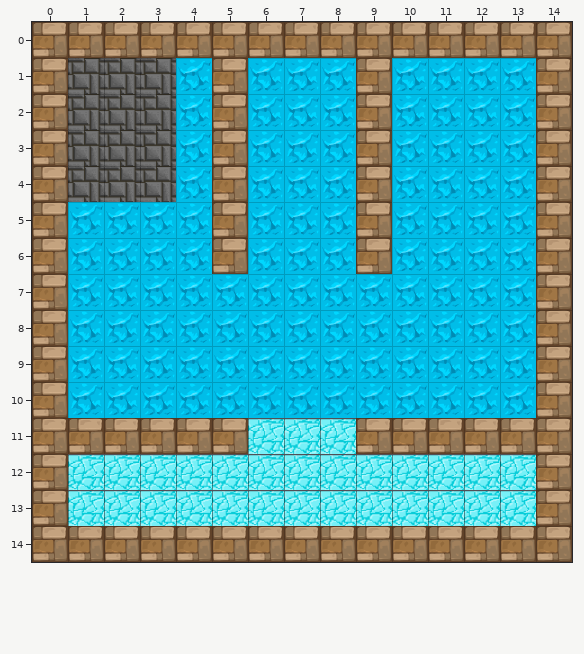
An edit to a level. Tiled map, assets/map2.tmx. The picture above was drawn from the file before the commit.
Cells are 64x64 px. Shown: x 0..14, y 0..14.
And afterwards:
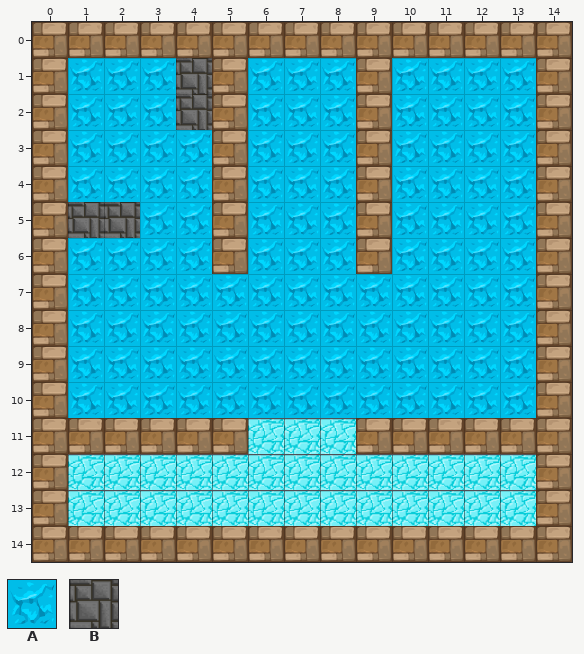
Key: from "map2": A 2 "ice_tile_64_01", B 16 "tile12".
_ is an empty cell.
Changes in this commit:
Layer "Tile Layer 1":
y 1..2: x 1..4 BBBA -> AAAB
y 3..4: x 1..3 BBB -> AAA
y 5: x 1..2 AA -> BB
Pixel boxes of the changes (left, top, right, bottom) in both pictures:
changed: (68, 58, 212, 238)
